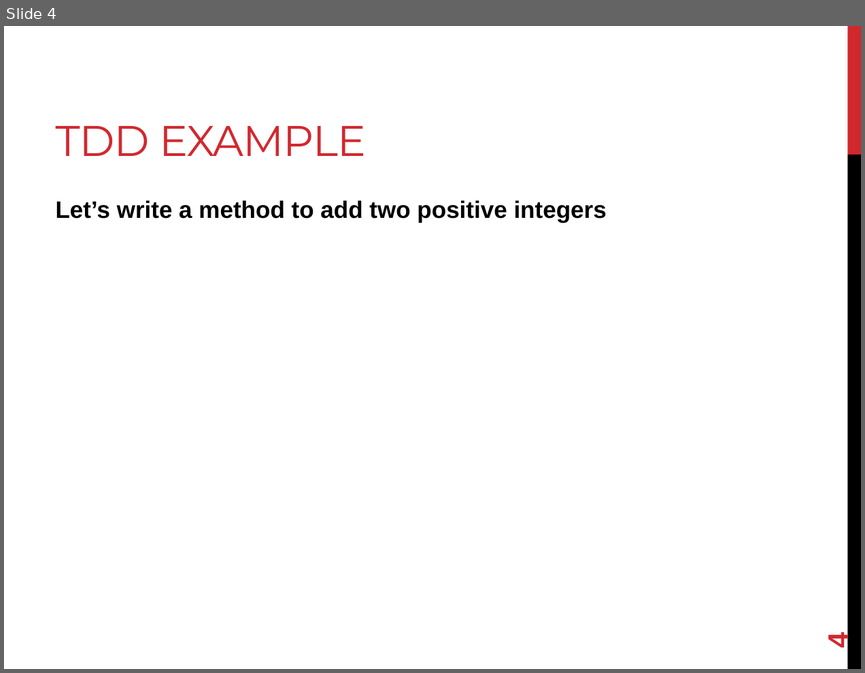
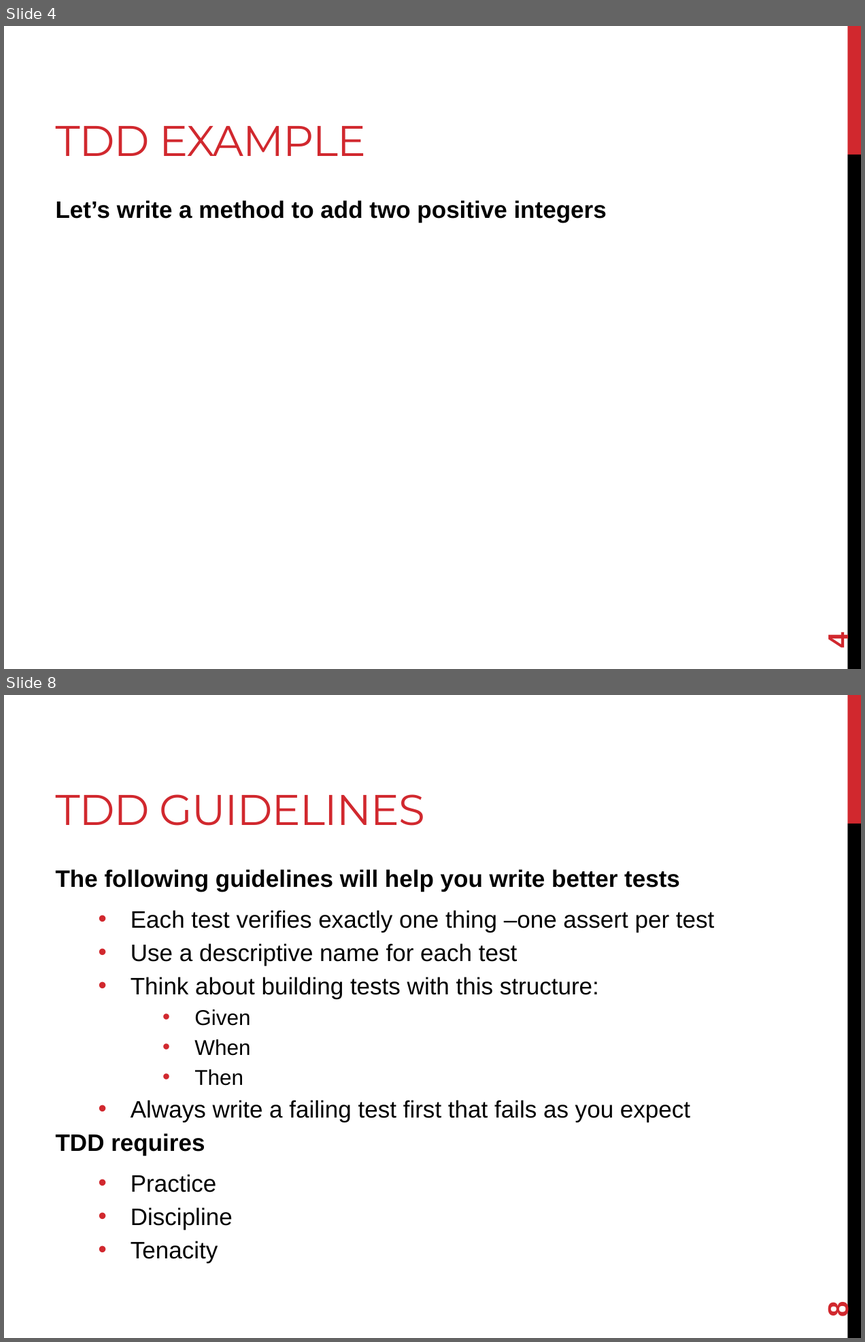
Before and after one commit to joshpeterson/DevelopingConcurrentSoftware, a slide deck: Lectures/Test Driven Design/Test Driven Design.pptx. Shown one above the other, each under a label of ours: slide 4 before the commit, slides 4 and 8 after it; the slides between them are not shown. The pictures are 865x673 and 865x1342 pixels, drawn with LibreOffice and Linux fonts; fonts in the diff are those of the drawing. Boxes give left, top, right and bottom in pixels: in the first picture for what was removed or moved away, otherwise in the second. Text is boxed around its words. In the diff, an @@ line names an element or a change of style, - is before the commit and + after.

```diff
--- a/Lectures/Test Driven Design/Test Driven Design.pptx
+++ b/Lectures/Test Driven Design/Test Driven Design.pptx
@@ slide 8 added at [4,695,861,1338], background #FFFFFF; not listed: 2 template elements that a slide beside it also shows @@
@@ title added at [56,794,425,826], 36 pt, text #D1282E @@
+TDD GUIDELINES
@@ text added at [56,869,714,1263], 20 pt, text #000000 @@
+The following guidelines will help you write better tests
+  • Each test verifies exactly one thing –one assert per test
+  • Use a descriptive name for each test
+  • Think about building tests with this structure:
+    • Given
+    • When
+    • Then
+  • Always write a failing test first that fails as you expect
+TDD requires
+  • Practice
+  • Discipline
+  • Tenacity
@@ page number added at [822,1302,854,1317], 24 pt, text #D1282E, bold @@
+8
```
Also in this commit, not shown: 4 other slides added.
